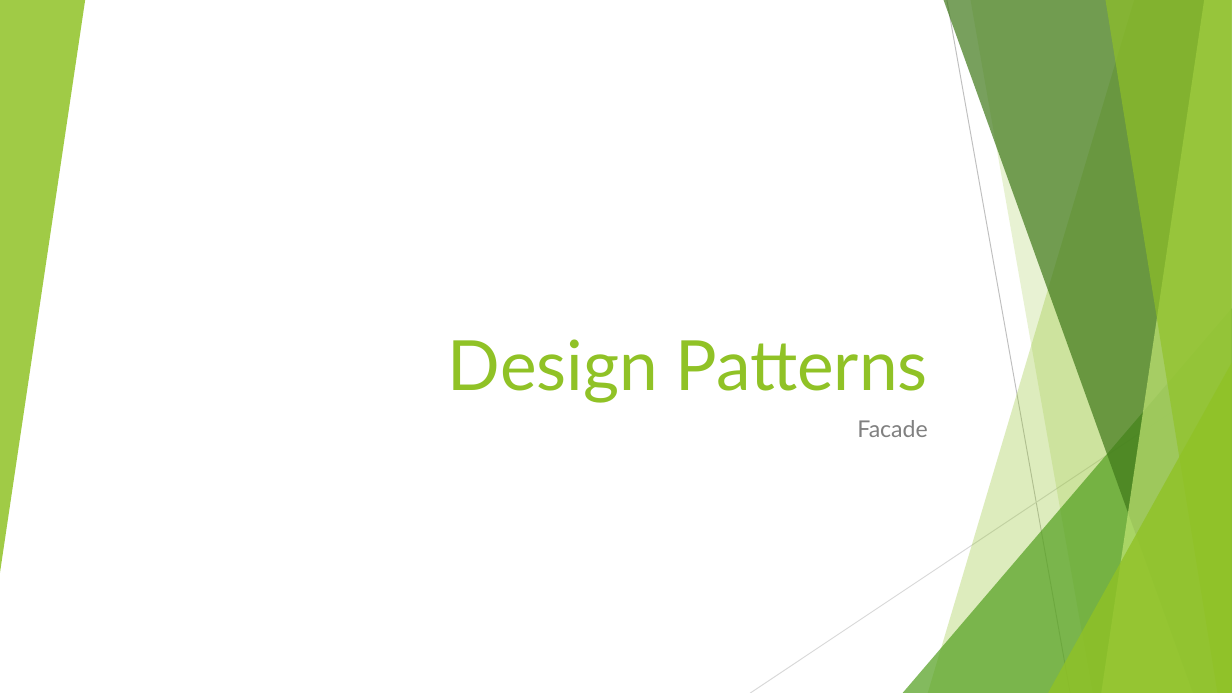
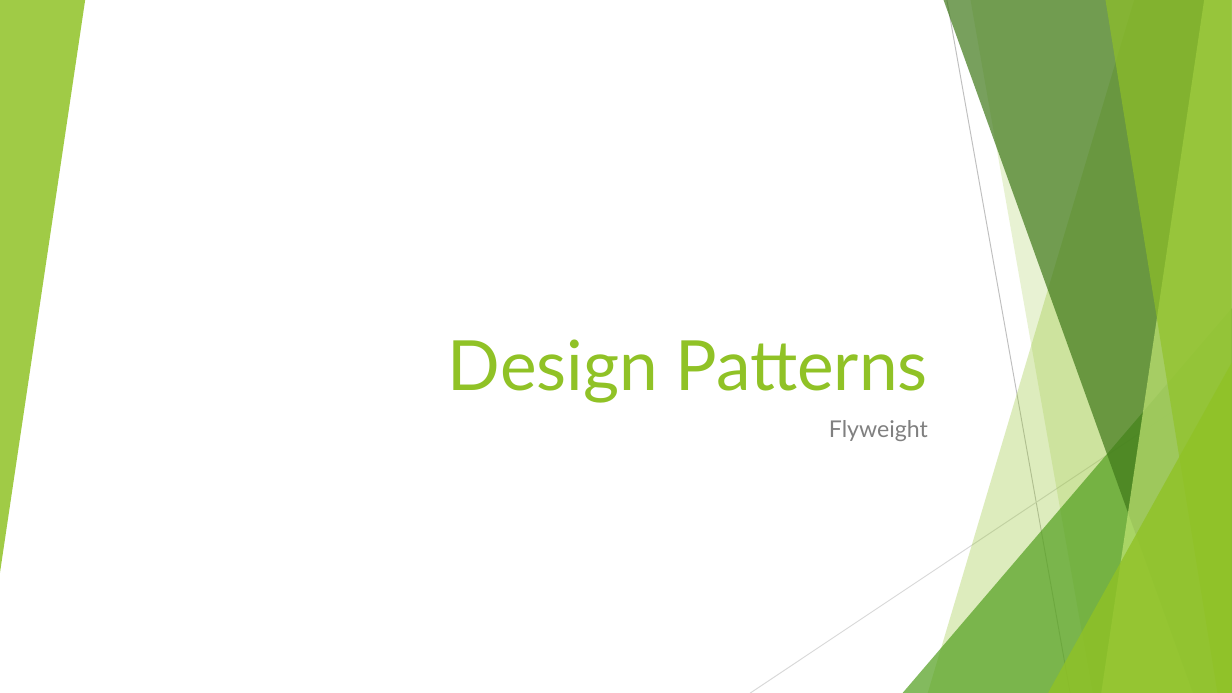
Before and after one commit to cmelende/Design-Patterns, a slide deck: slide 1 of Notes/Powerpoints/Flyweight.pptx. Drawn at 1232x693 pixels with LibreOffice and Linux fonts; fonts in the diff are those of the drawing. Boxes give left, top, right and bottom in pixels: in the first picture for what was removed or moved away, otherwise in the second. Text is boxed around its words. In the diff, an @@ line names an element or a change of style, - is before the commit and + after.

```diff
--- a/Notes/Powerpoints/Flyweight.pptx
+++ b/Notes/Powerpoints/Flyweight.pptx
@@ subtitle at (829,420,928,441): text changed @@
-Facade
+Flyweight
```
Also in this commit, not shown: 2 other slides changed, 1 slide added.
